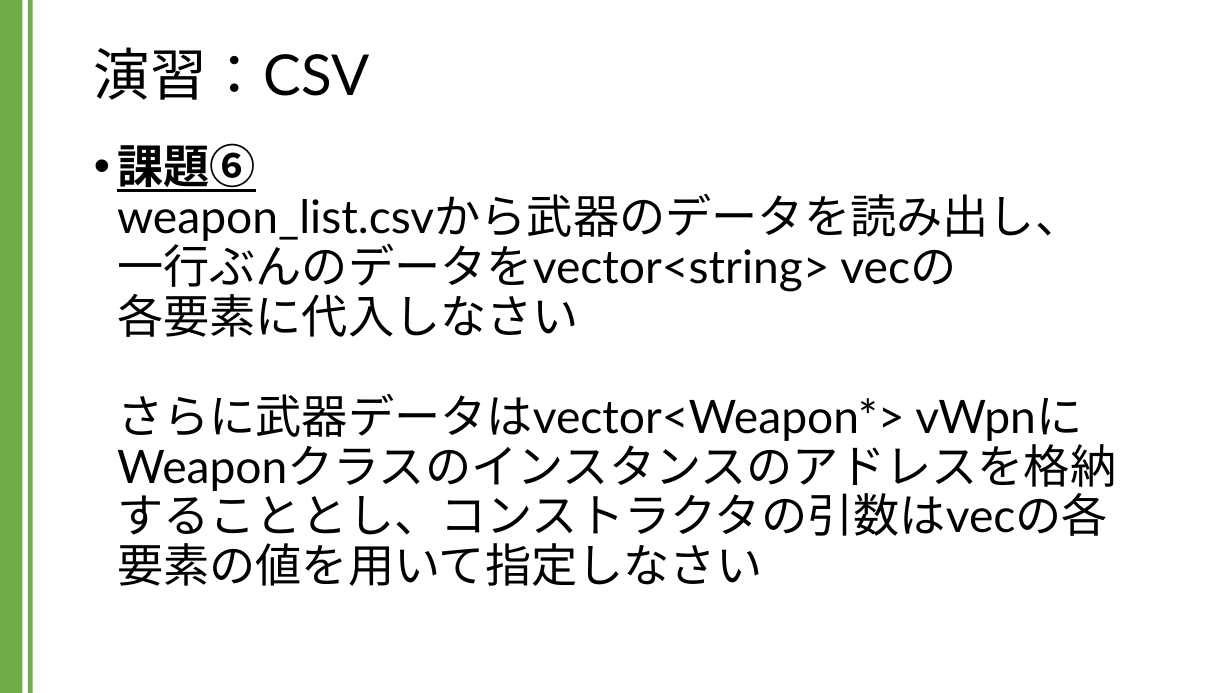
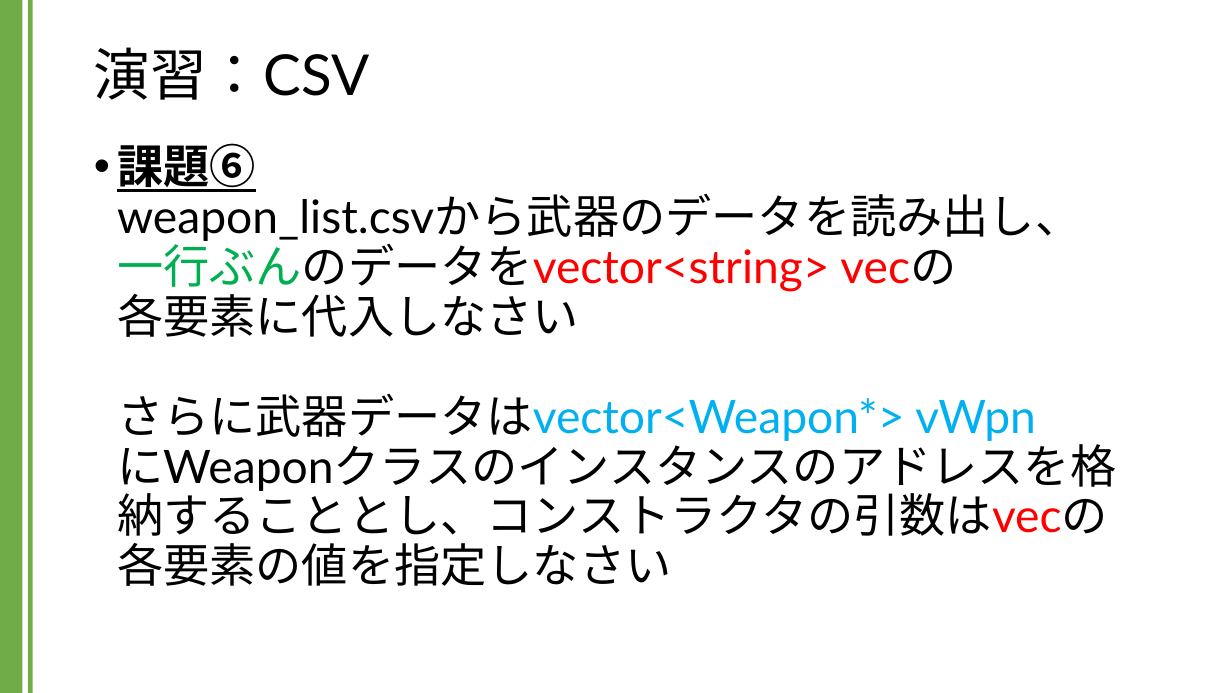
Before and after one commit to kic-murata/cpp2024, a slide deck: slide 11 of 授業資料/演習課題：CSV.pptx. Drawn at 1232x693 pixels with LibreOffice and Linux fonts; fonts in the diff are those of the drawing. Boxes give left, top, right and bottom in pixels: in the first picture for what was removed or moved away, otherwise in the second. Text is boxed around its words. In the diff, an @@ line names an element or a change of style, - is before the commit and + after.

```diff
--- a/授業資料/演習課題：CSV.pptx
+++ b/授業資料/演習課題：CSV.pptx
@@ text at [117,143,1116,544]: text changed @@
-• 課題⑥
-  weapon_list.csvから武器のデータを読み出し、
-  一行ぶんのデータをvector<string> vecの
-  各要素に代入しなさい
-  さらに武器データはvector<Weapon*> vWpnに
-  Weaponクラスのインスタンスのアドレスを格納することとし、コンストラクタの引数はvecの各要素の値を用いて指定しなさい
+• 課題⑥
+  weapon_list.csvから武器のデータを読み出し、
+  一行ぶんのデータをvector<string> vecの
+  各要素に代入しなさい
+  さらに武器データはvector<Weapon*> vWpn
+  にWeaponクラスのインスタンスのアドレスを格納することとし、コンストラクタの引数はvecの各要素の値を指定しなさい
```
Also in this commit, not shown: 4 other slides changed, 4 slides added, 1 other file.
